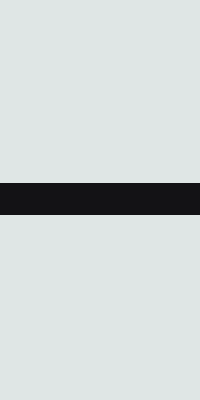
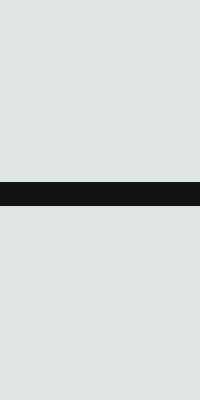
Layers edited between the first and the second 200 x 400 image:
painted on "bande" over [0, 182, 200, 215]
